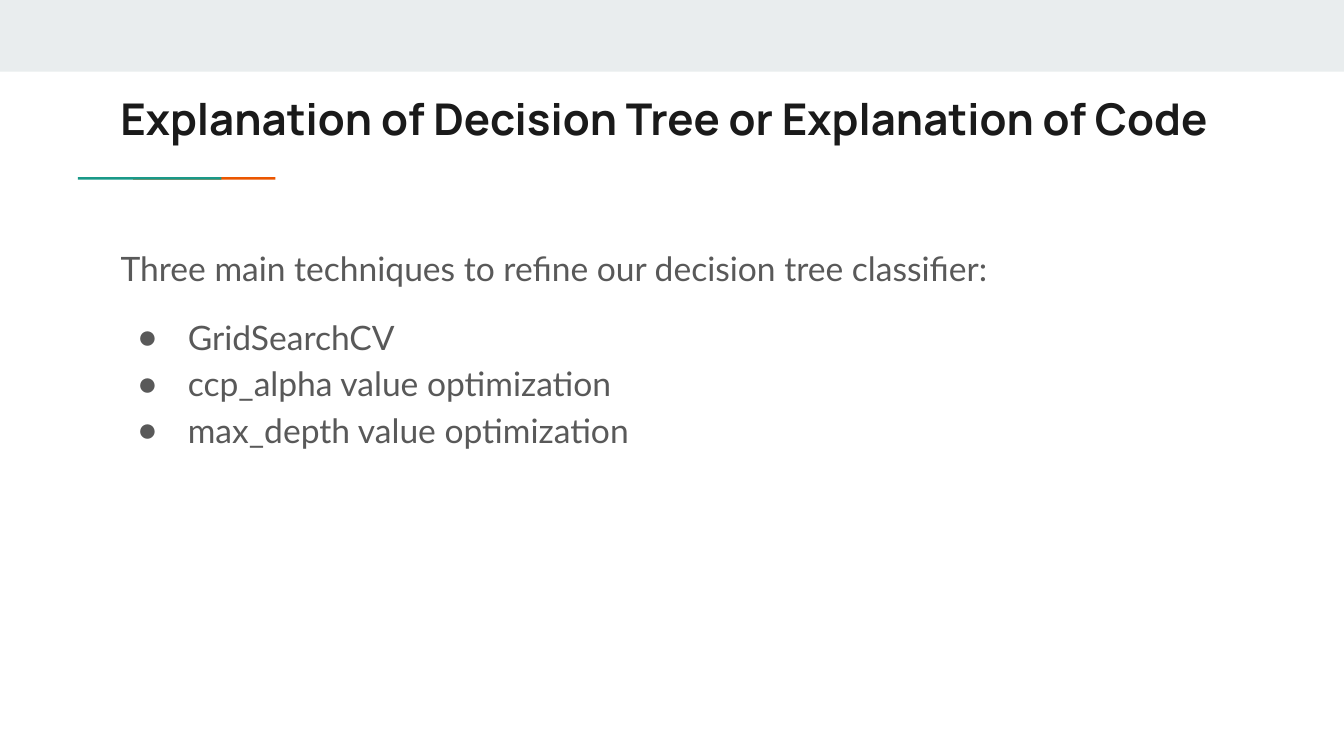
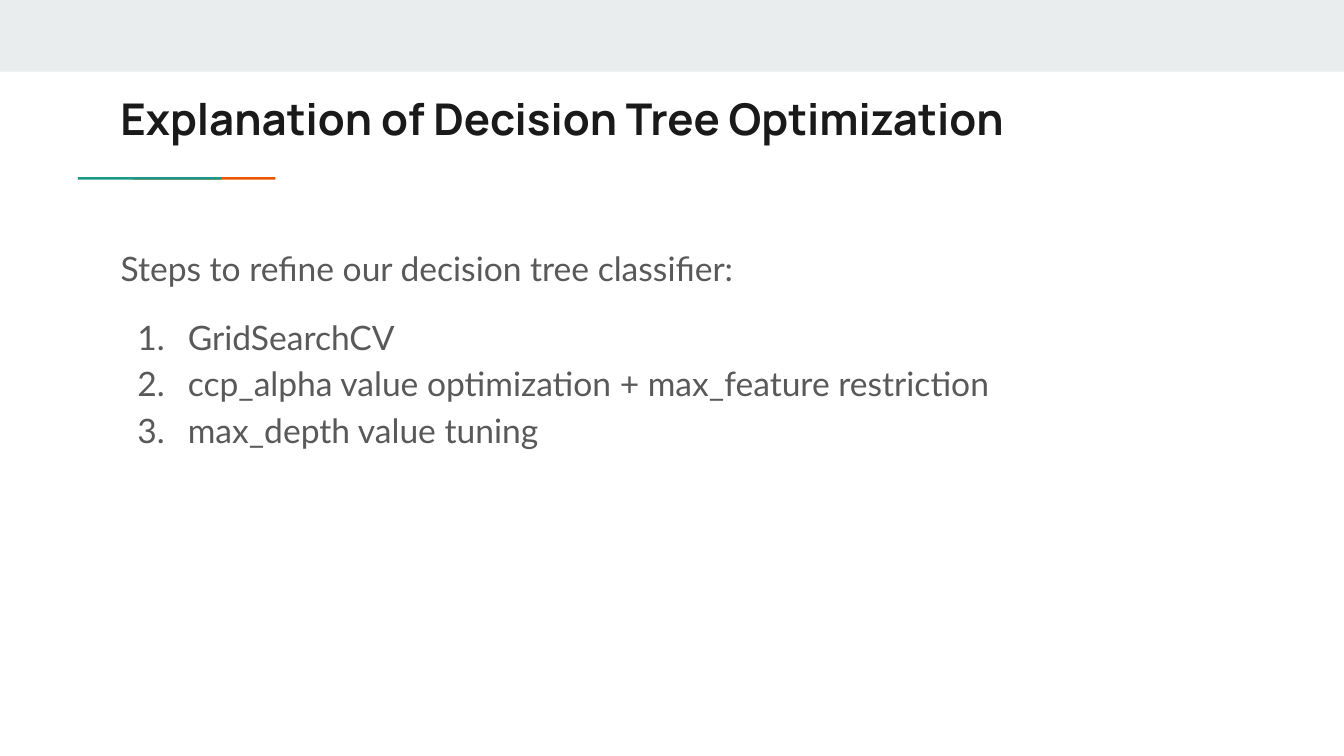
Before and after one commit to mkaturiusd24/USDIntroToAIGroup1, a slide deck: slide 12 of Maternal Health Risk Final Project.pptx (slide 15 before the commit). Drawn at 1344x756 pixels with LibreOffice and Linux fonts; fonts in the diff are those of the drawing. Boxes give left, top, right and bottom in pixels: in the first picture for what was removed or moved away, otherwise in the second. Text is boxed around its words. In the diff, an @@ line names an element or a change of style, - is before the commit and + after.

Commit message:
Add files via upload
Updated PPT

```diff
--- a/Maternal Health Risk Final Project.pptx
+++ b/Maternal Health Risk Final Project.pptx
@@ title at (120, 103, 1004, 146): text changed @@
-Explanation of Decision Tree or Explanation of Code
+Explanation of Decision Tree Optimization
@@ text at (121, 256, 733, 287): text changed @@
-Three main techniques to refine our decision tree classifier:
+Steps to refine our decision tree classifier:
@@ text at (188, 371, 989, 449): text changed @@
-● ccp_alpha value optimization
-● max_depth value optimization
+2. ccp_alpha value optimization + max_feature restriction
+3. max_depth value tuning
```
Also in this commit, not shown: 3 other slides changed, 6 slides added, 3 slides removed.
